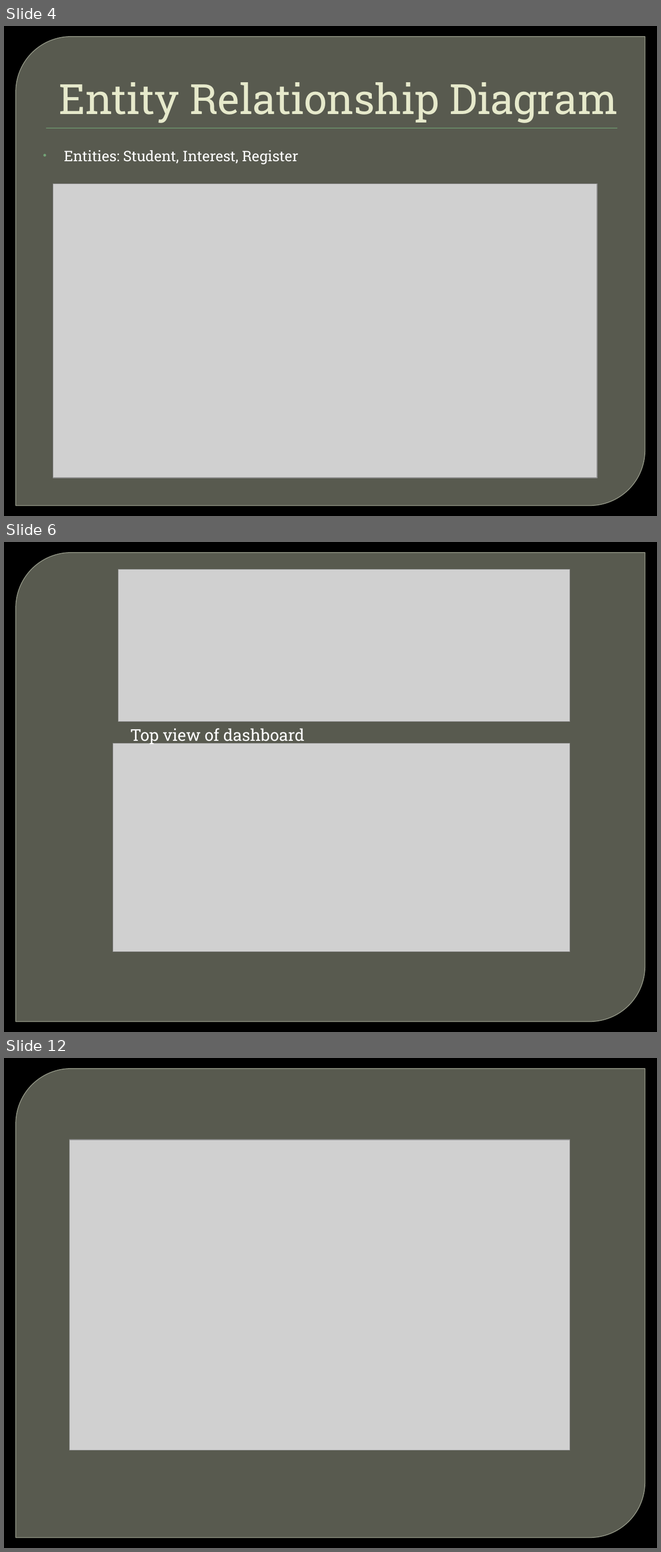
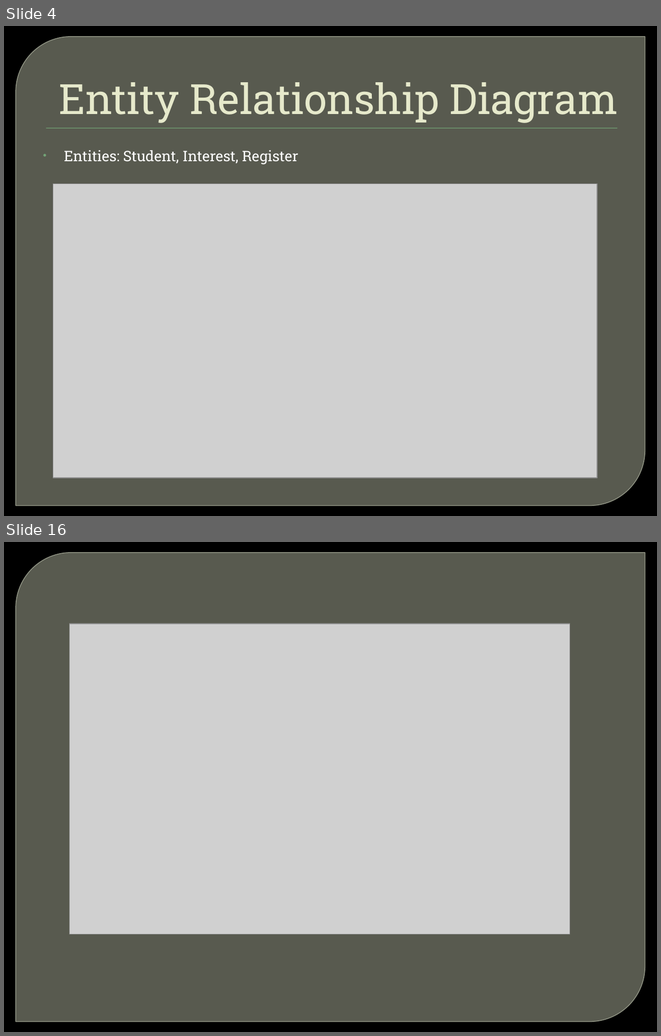
Before and after one commit to bitf20m036/BITF20M036-ESys-PII, a slide deck: Student Interest System.pptx. Shown one above the other, each under a label of ours: slides 4, 6 and 12 before the commit, slides 4 and 16 after it; the slides between them are not shown. The pictures are 661x1552 and 661x1036 pixels, drawn with LibreOffice and Linux fonts; fonts in the diff are those of the drawing; grey boxes stand for pictures; background and template pictures are left out. Boxes give left, top, right and bottom in pixels: in the first picture for what was removed or moved away, otherwise in the second. Text is boxed around its words. In the diff, an @@ line names an element or a change of style, - is before the commit and + after.

```diff
--- a/Student Interest System.pptx
+++ b/Student Interest System.pptx
@@ slide 6 removed at (4,542,657,1032), background picture (left out); not listed: 1 template element that a slide beside it also shows @@
@@ picture removed at (118,570,570,722) @@
@@ text removed at (130,728,305,745) @@
-Top view of dashboard
@@ picture removed at (113,743,570,951) @@
@@ what was slide 12 is now slide 16 @@
```
Also in this commit, not shown: 3 slides changed, 8 slides added, 3 other slides removed.
